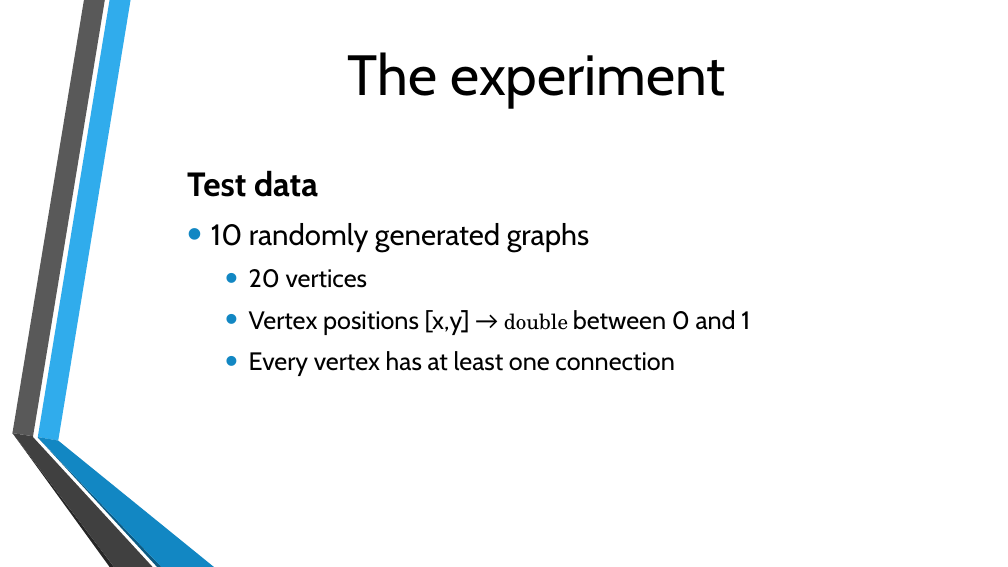
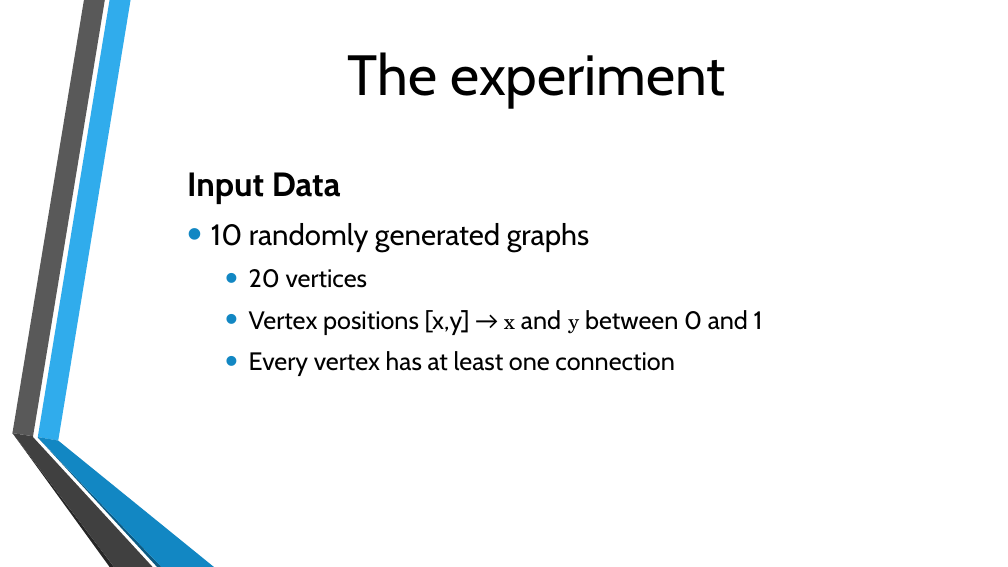
Before and after one commit to michielvh1995/OMI, a slide deck: slide 11 of Presentatie/Onderzoek eindpresentatie.pptx. Drawn at 1008x567 pixels with LibreOffice and Linux fonts; fonts in the diff are those of the drawing; background and template pictures are left out. Boxes give left, top, right and bottom in pixels: in the first picture for what was removed or moved away, otherwise in the second. Text is boxed around its words. In the diff, an @@ line names an element or a change of style, - is before the commit and + after.

Commit message:
PPT
Small changes in the Experiment part

```diff
--- a/Presentatie/Onderzoek eindpresentatie.pptx
+++ b/Presentatie/Onderzoek eindpresentatie.pptx
@@ text at <box>187,172,341,204</box>: text changed @@
-Test data
+Input Data
@@ text at <box>249,310,763,335</box>: text changed @@
-  • Vertex positions [x,y] → double between 0 and 1
+  • Vertex positions [x,y] → x and y between 0 and 1
```
Also in this commit, not shown: 3 other slides changed, 3 slides removed.
